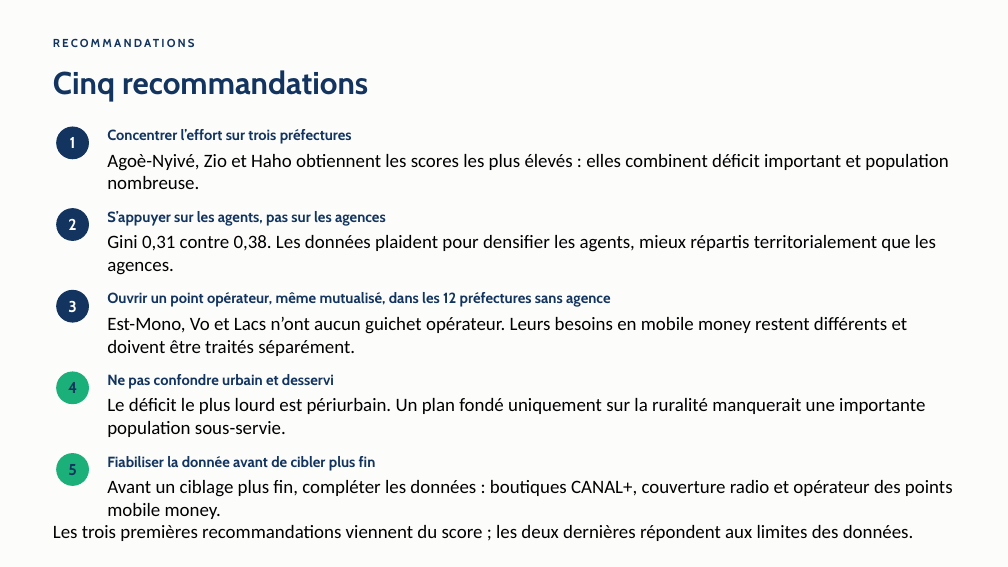
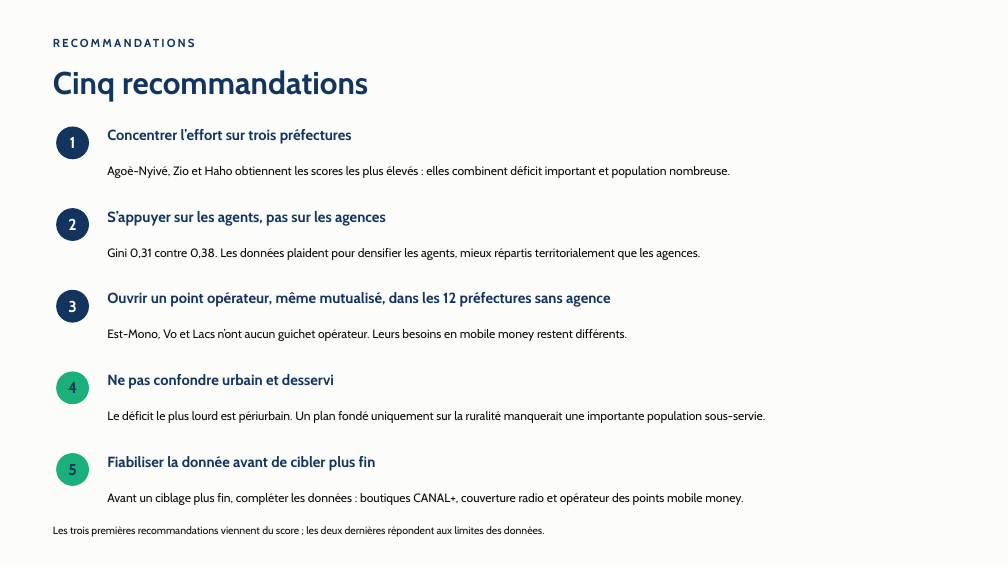
Before and after one commit to jack-junior/togo-acces-numerique, a slide deck: slide 9 of rapport/Rapport_Defi1_Acces_numerique_Togo.pptx. Drawn at 1008x567 pixels with LibreOffice and Linux fonts; fonts in the diff are those of the drawing. Boxes give left, top, right and bottom in pixels: in the first picture for what was removed or moved away, otherwise in the second. Text is boxed around its words. In the diff, an @@ line names an element or a change of style, - is before the commit and + after.

Commit message:
Preserve report layout and prevent text overflow

```diff
--- a/rapport/Rapport_Defi1_Acces_numerique_Togo.pptx
+++ b/rapport/Rapport_Defi1_Acces_numerique_Togo.pptx
@@ text at (107,329,627,341): text changed; size 18 to 11.5 pt; font Calibri to Cabin; text colour #000000 to #0B0B0B @@
-Est-Mono, Vo et Lacs n’ont aucun guichet opérateur. Leurs besoins en mobile money restent différents et doivent être traités séparément.
+Est-Mono, Vo et Lacs n’ont aucun guichet opérateur. Leurs besoins en mobile money restent différents.
@@ size 18 to 11.5 pt, font Calibri to Cabin, text colour #000000 to #0B0B0B in 4 elements at (107,166,730,178), (107,248,700,260), (107,411,765,423), (107,493,743,505) @@
@@ text "Les trois premières recommandations viennent ..." at (53,526,544,537): size 18 to 10 pt, font Calibri to Cabin, text colour #000000 to #0B0B0B @@
```
Also in this commit, not shown: 6 other slides changed.
